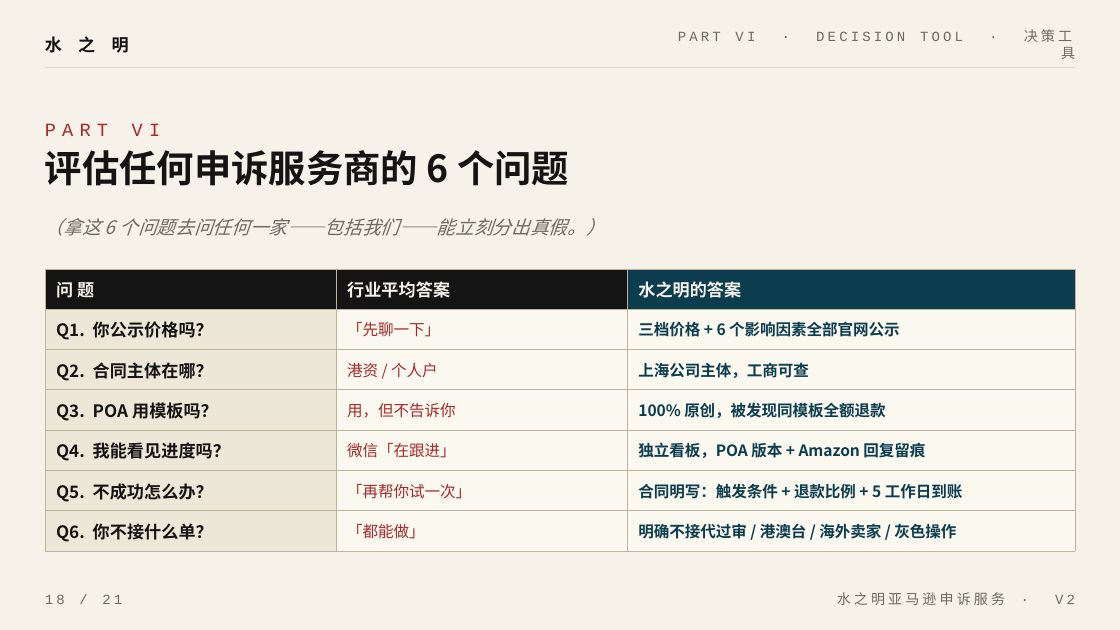
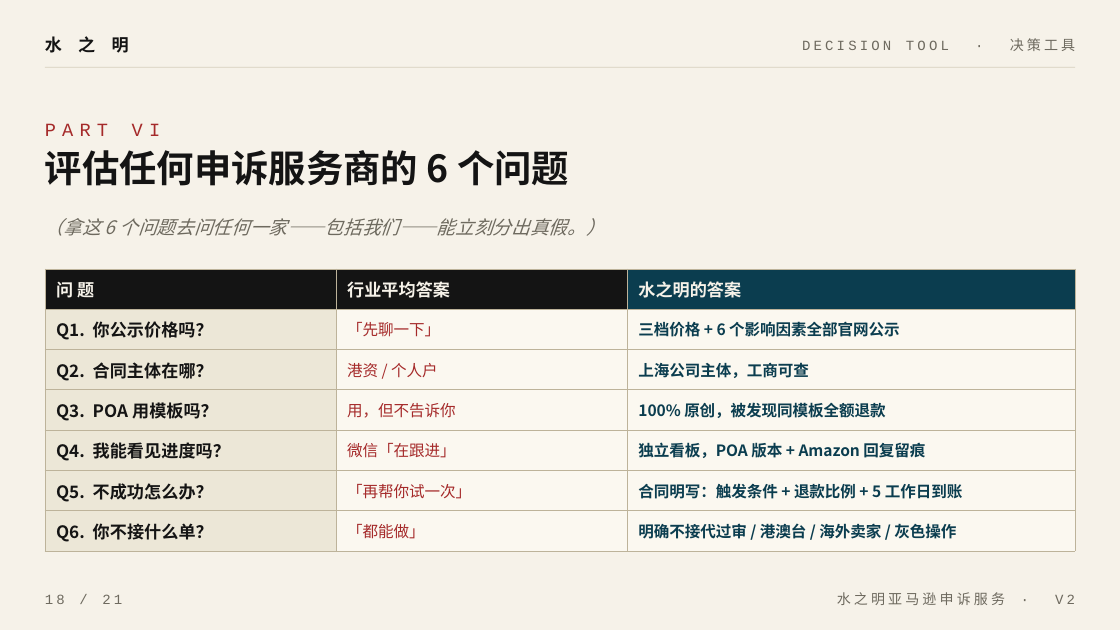
Before and after one commit to chenfei125/shuizhiming-site1, a slide deck: slide 18 of 水之明销售介绍.pptx. Drawn at 1120x630 pixels with LibreOffice and Linux fonts; fonts in the diff are those of the drawing. Boxes give left, top, right and bottom in pixels: in the first picture for what was removed or moved away, otherwise in the second. Text is boxed around its words. In the diff, an @@ line names an element or a change of style, - is before the commit and + after.

```diff
--- a/水之明销售介绍.pptx
+++ b/水之明销售介绍.pptx
@@ text at [802, 38, 1075, 51]: text changed @@
-PART VI · DECISION TOOL · 决策工具
+DECISION TOOL · 决策工具
```
Also in this commit, not shown: 9 other slides changed, 1 other file.
